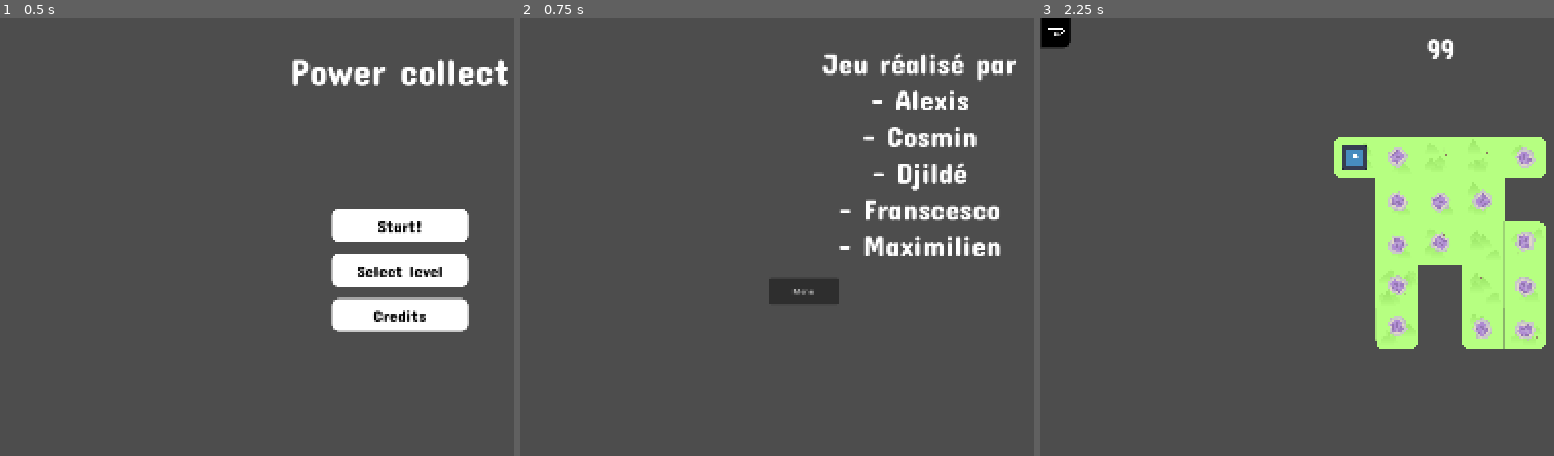
Above: before the commit, frames 1-3 (left to right).
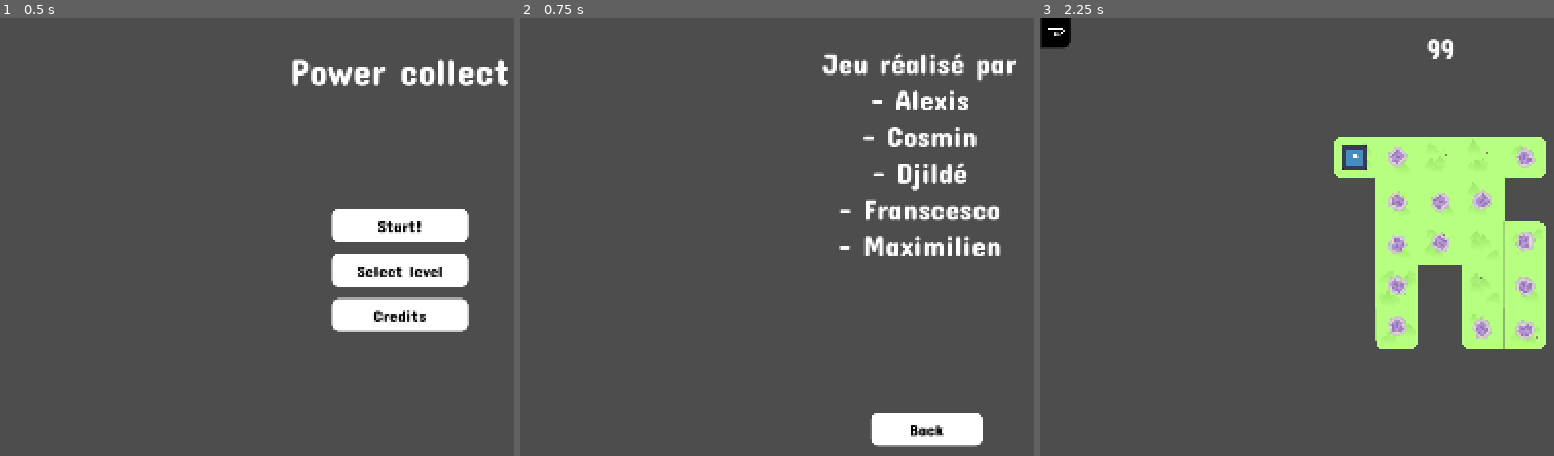
Above: after the commit, the same moments.

Repository: Sergueille/Collector
Game: Godot game, scene res://UI/menu_ui.tscn
Same seed, same stepped clock (60 frames per second), same inputs: the game is played once before the commit and once after it. The engine's default icon, where the game draws it, is replaced by a stand-in: a white triangle on a blue panel in a dark square.
Inputs:
- Up to frame 1 (0.5 s): no input
- Up to frame 2 (0.75 s): click "Credits" at 0.5 s
- Up to frame 3 (2.25 s): click "Menu" (after the commit: "Back") at 1.25 s; click "Start!" at 2 s

Frame 1 is identical in both runs. In frame 2, 2.4% of the frame differs, in the area x 48-91%, y 59-98%; in frame 3, nothing differs.

Commit message:
modification UI Credit

Diff:
--- a/UI/credit/credit_ui.tscn
+++ b/UI/credit/credit_ui.tscn
@@ -1,7 +1,8 @@
-[gd_scene load_steps=3 format=3 uid="uid://b162jj13tvqpd"]
+[gd_scene load_steps=4 format=3 uid="uid://b162jj13tvqpd"]
 
 [ext_resource type="Theme" uid="uid://bprlrvabch0qk" path="res://UI/theme.tres" id="1_8q1j3"]
 [ext_resource type="Script" uid="uid://c6dejcva4xn57" path="res://UI/credit/credit_control.gd" id="2_6lyng"]
+[ext_resource type="PackedScene" uid="uid://dohbawup5x1x1" path="res://UI/play_button_N.tscn" id="3_sabjs"]
 
 [node name="IngameUI" type="Control"]
 layout_mode = 3
@@ -31,22 +32,27 @@
 horizontal_alignment = 1
 vertical_alignment = 1
 
-[node name="CreditContainer" type="VBoxContainer" parent="."]
-layout_mode = 0
-offset_left = 513.0
-offset_top = 423.0
-offset_right = 1152.0
-offset_bottom = 648.0
-alignment = 1
-
-[node name="CreditControl" type="Control" parent="CreditContainer"]
-layout_mode = 2
+[node name="CreditControl" type="Control" parent="."]
+layout_mode = 1
+anchor_left = 0.5
+anchor_top = 1.0
+anchor_right = 0.5
+anchor_bottom = 1.0
+offset_left = -101.0
+offset_top = -107.0
+offset_right = 128.0
+offset_bottom = -54.0
+grow_horizontal = 2
+grow_vertical = 0
 script = ExtResource("2_6lyng")
 
-[node name="CreditButton" type="Button" parent="CreditContainer/CreditControl"]
-layout_mode = 0
-offset_right = 142.0
-offset_bottom = 54.0
-text = "Menu"
+[node name="PlayButtonN" parent="CreditControl" instance=ExtResource("3_sabjs")]
+layout_mode = 1
+anchors_preset = -1
+anchor_right = 1.0
+anchor_bottom = 1.0
+grow_horizontal = 2
+grow_vertical = 2
+text = "Back"
 
-[connection signal="pressed" from="CreditContainer/CreditControl/CreditButton" to="CreditContainer/CreditControl" method="_on_credit_button_pressed"]
+[connection signal="pressed" from="CreditControl/PlayButtonN" to="CreditControl" method="_on_credit_button_pressed"]
